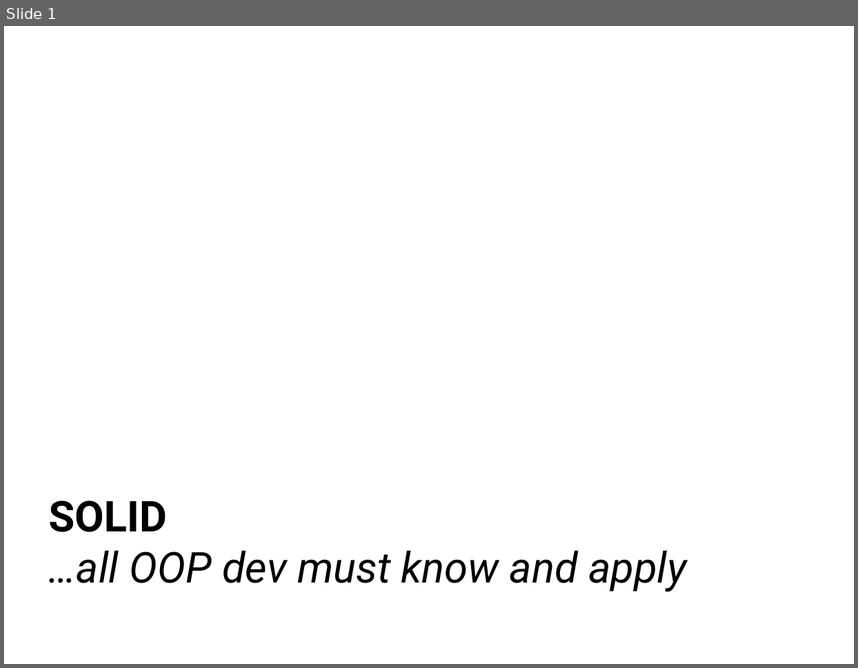
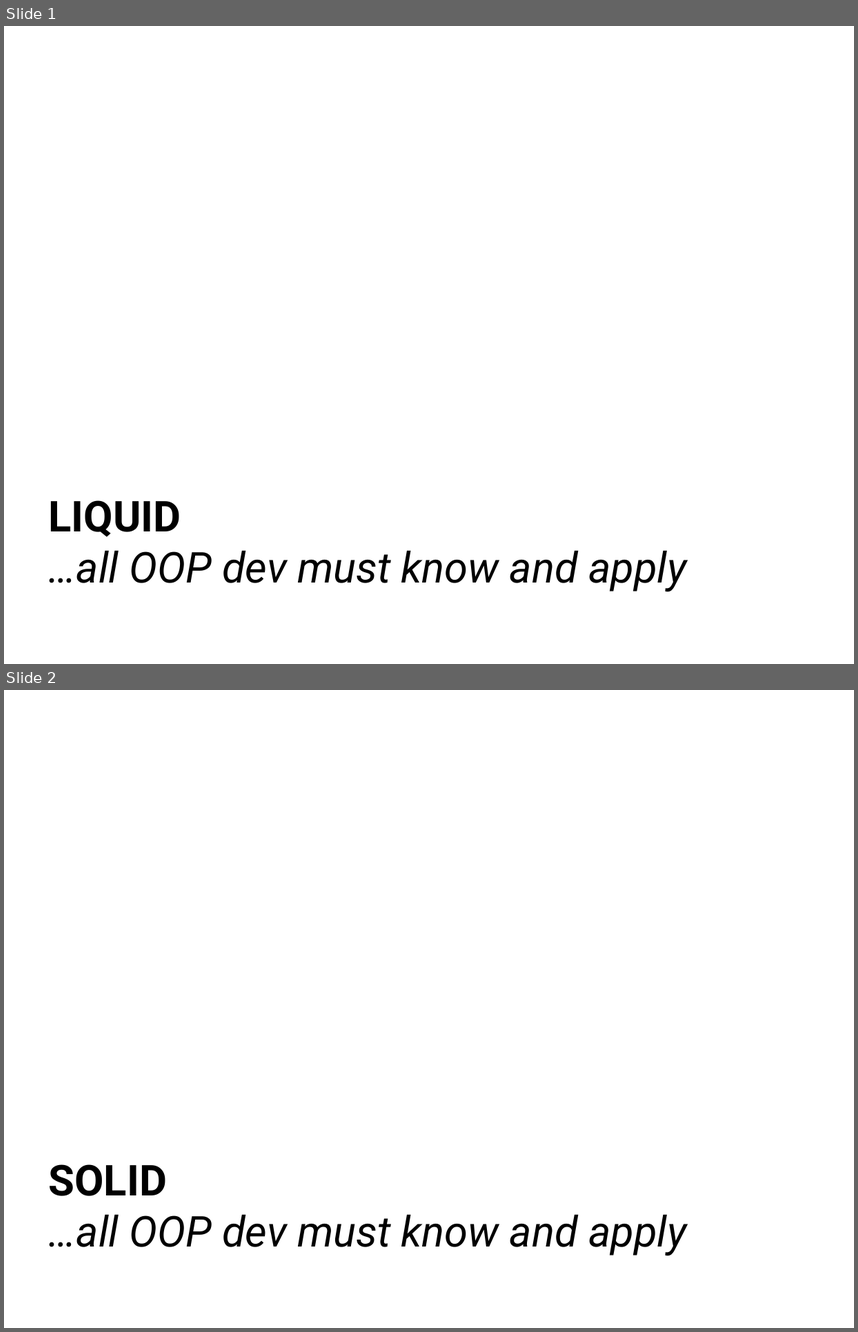
Before and after one commit to franco-melandri/SOLID, a slide deck: docs/solid.pptx. Shown one above the other, each under a label of ours: slide 1 before the commit, slides 1 and 2 after it. The pictures are 858x668 and 858x1332 pixels, drawn with LibreOffice and Linux fonts; fonts in the diff are those of the drawing; background and template pictures are left out. Boxes give left, top, right and bottom in pixels: in the first picture for what was removed or moved away, otherwise in the second. Text is boxed around its words. In the diff, an @@ line names an element or a change of style, - is before the commit and + after.

```diff
--- a/docs/solid.pptx
+++ b/docs/solid.pptx
@@ slide 1 added at (4,26,854,664), background #FFFFFF @@
@@ text added at (49,500,686,592), 36 pt, text #000000, italic @@
+LIQUID
+…all OOP dev must know and apply
@@ what was slide 1 is now slide 2 @@
```
Also in this commit, not shown: 1 other slide added.
